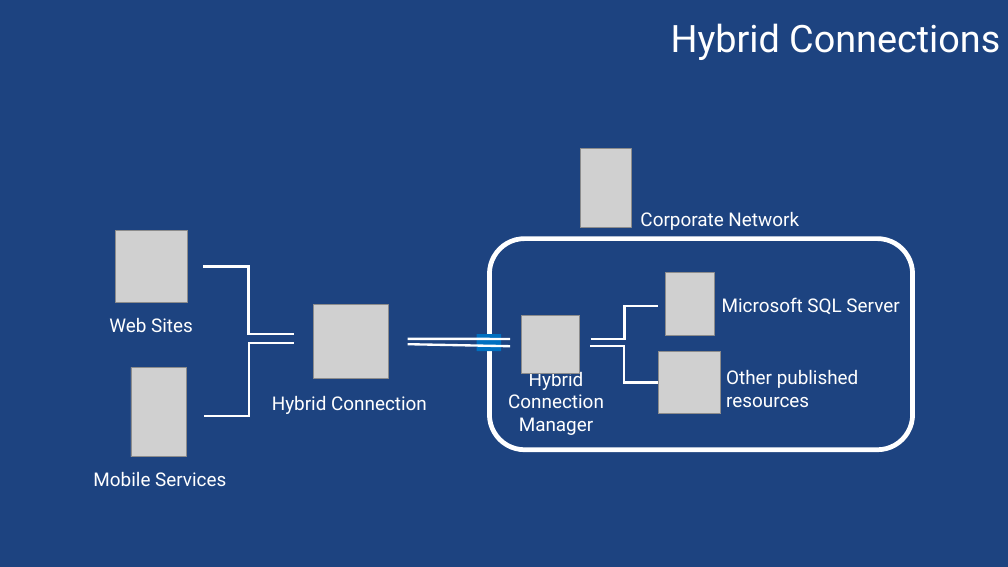
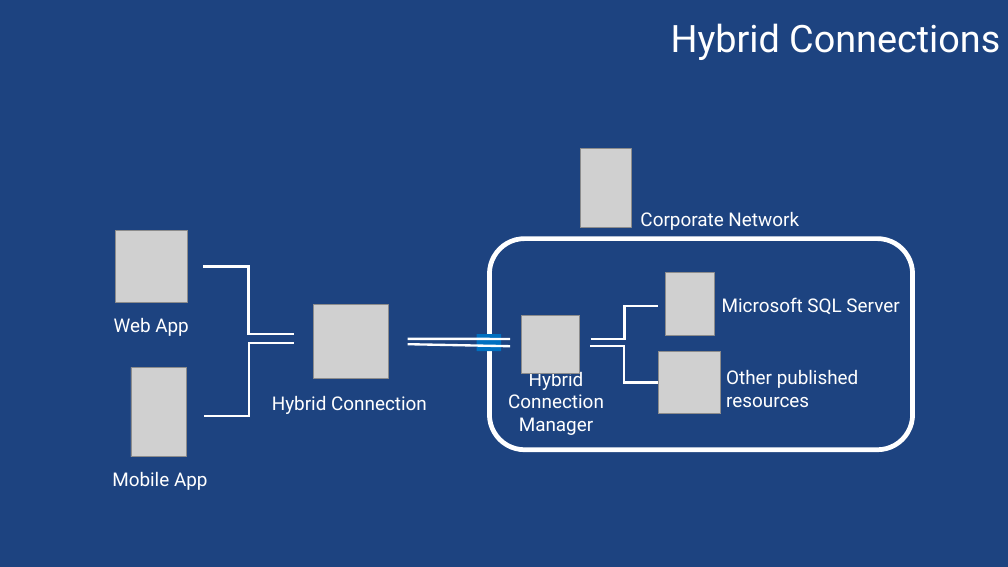
Before and after one commit to sack212/BasicAzureCamp, a slide deck: slide 40 of Presentation/Web/Web.pptx. Drawn at 1008x567 pixels with LibreOffice and Linux fonts; fonts in the diff are those of the drawing; grey boxes stand for pictures; background and template pictures are left out. Boxes give left, top, right and bottom in pixels: in the first picture for what was removed or moved away, otherwise in the second. Text is boxed around its words. In the diff, an @@ line names an element or a change of style, - is before the commit and + after.

```diff
--- a/Presentation/Web/Web.pptx
+++ b/Presentation/Web/Web.pptx
@@ text at (114, 318, 189, 336): text changed @@
-Web Sites
+Web App
@@ text at (112, 472, 208, 490): text changed @@
-Mobile Services
+Mobile App
```
Also in this commit, not shown: 19 other slides changed, 3 slides removed, 1 other file.
